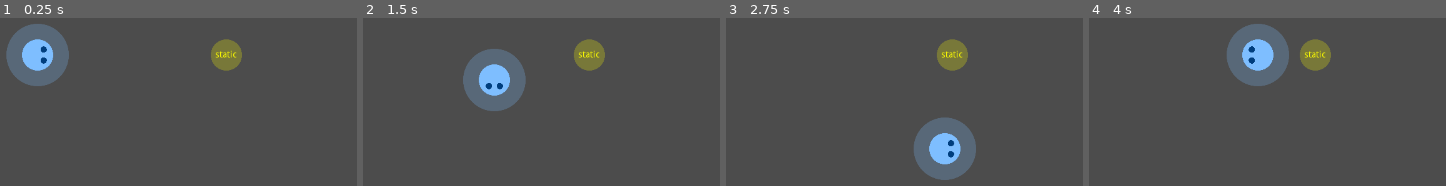
Above: before the commit, frames 1-4 (left to right).
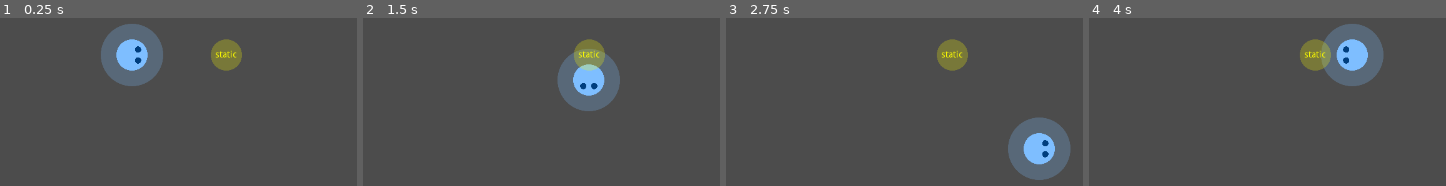
Above: after the commit, the same moments.

Repository: saimukzi/NfaoPoSim
Game: Godot game, scene res://DebugStage/DebugStage.tscn
The game is run twice, just before and just after one commit, with the same random seed, the same clock (stepped at 60 frames per second) and the same inputs. Sound files missing from this copy of the repository are replaced by a short silence.
Inputs:
- Up to frame 1 (0.25 s): no input
- Up to frame 2 (1.5 s): tap Enter at 0.5 s; hold Right (game_right) 0.53-1.28 s; hold Z (game_eat) 0.53-1.28 s; hold Down (game_down) from 1.28 s (still down); tap Z (game_eat) at 1.35 s
- Up to frame 3 (2.75 s): release Down (game_down) at 2.03 s; hold Right (game_right) from 2.03 s (still down); hold Z (game_eat) from 2.03 s (still down)
- Up to frame 4 (4 s): release Right (game_right) at 2.78 s; release Z (game_eat) at 2.78 s; hold Up (game_up) 2.78-3.53 s; tap Z (game_eat) at 2.85 s; hold Left (game_left) from 3.53 s (still down); hold Z (game_eat) from 3.53 s (still down)

The runs differ from the first frame. In frame 1, 10% of the frame differs, in the area x 1-46%, y 3-41%; in frame 2, 10%; in frame 3, 10%; in frame 4, 10%.

Commit message:
GameBase move player to center

Diff:
--- a/GameBase/GameBase.tscn
+++ b/GameBase/GameBase.tscn
@@ -12,7 +12,7 @@
 [node name="Map" type="Node2D" parent="."]
 
 [node name="PolicePlayer" parent="Map" instance=ExtResource( 6 )]
-position = Vector2( 489, 360 )
+position = Vector2( 640, 360 )
 game_base = NodePath("../..")
 
 [node name="AnthemSystem" type="Node" parent="."]
